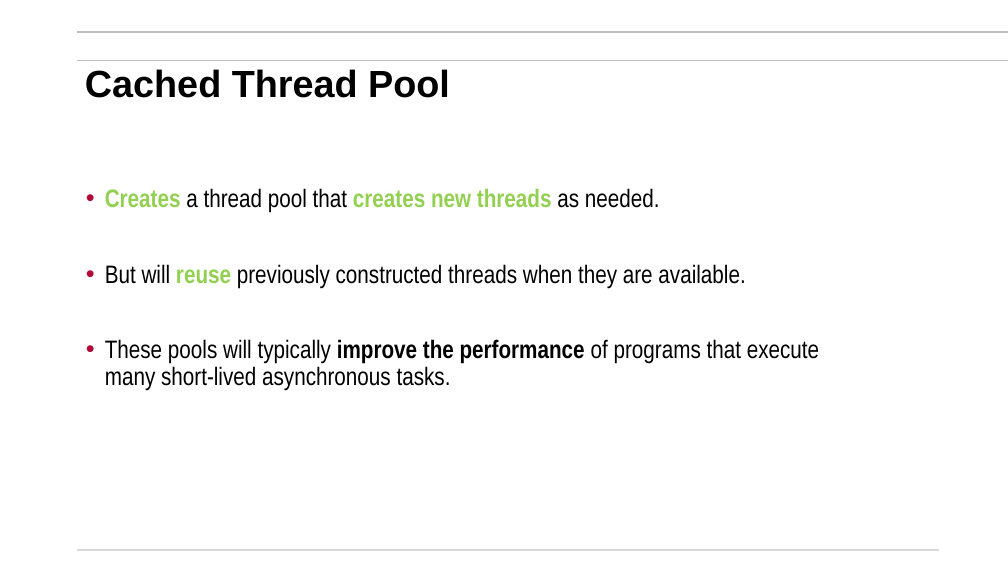
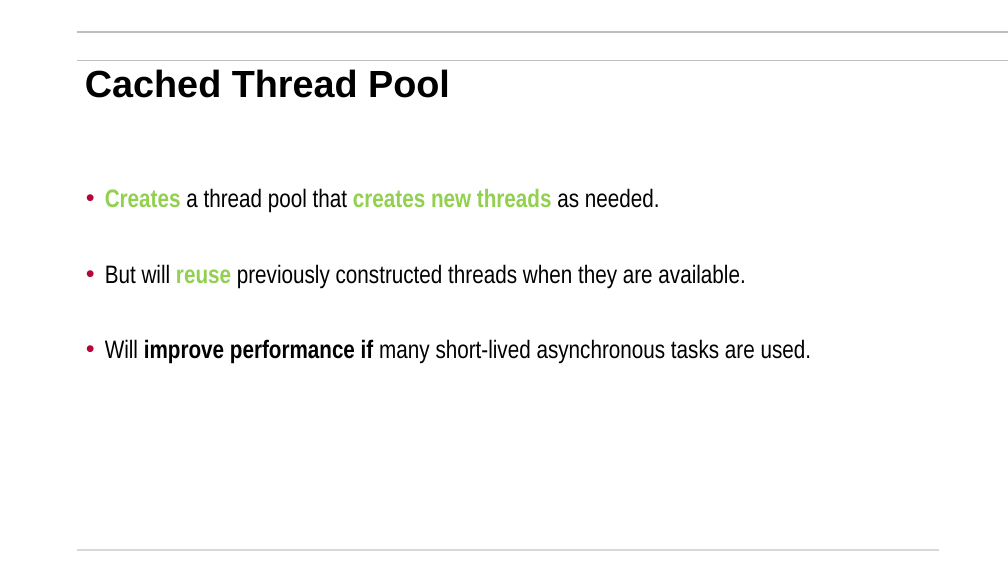
Before and after one commit to mikegrace2/CSEN160-Fall2026-Course-Website, a slide deck: slide 11 of lectures/Week07_Miscellaneuos/1_Threads_ExecutorService_V4.pptx. Drawn at 1008x567 pixels with LibreOffice and Linux fonts; fonts in the diff are those of the drawing; background and template pictures are left out. Boxes give left, top, right and bottom in pixels: in the first picture for what was removed or moved away, otherwise in the second. Text is boxed around its words. In the diff, an @@ line names an element or a change of style, - is before the commit and + after.

```diff
--- a/lectures/Week07_Miscellaneuos/1_Threads_ExecutorService_V4.pptx
+++ b/lectures/Week07_Miscellaneuos/1_Threads_ExecutorService_V4.pptx
@@ text at [105, 339, 812, 364]: text changed @@
-• These pools will typically improve the performance of programs that execute
-  many short-lived asynchronous tasks.
+• Will improve performance if many short-lived asynchronous tasks are used.
```
Also in this commit, not shown: 4 other slides changed, 1 other file.
